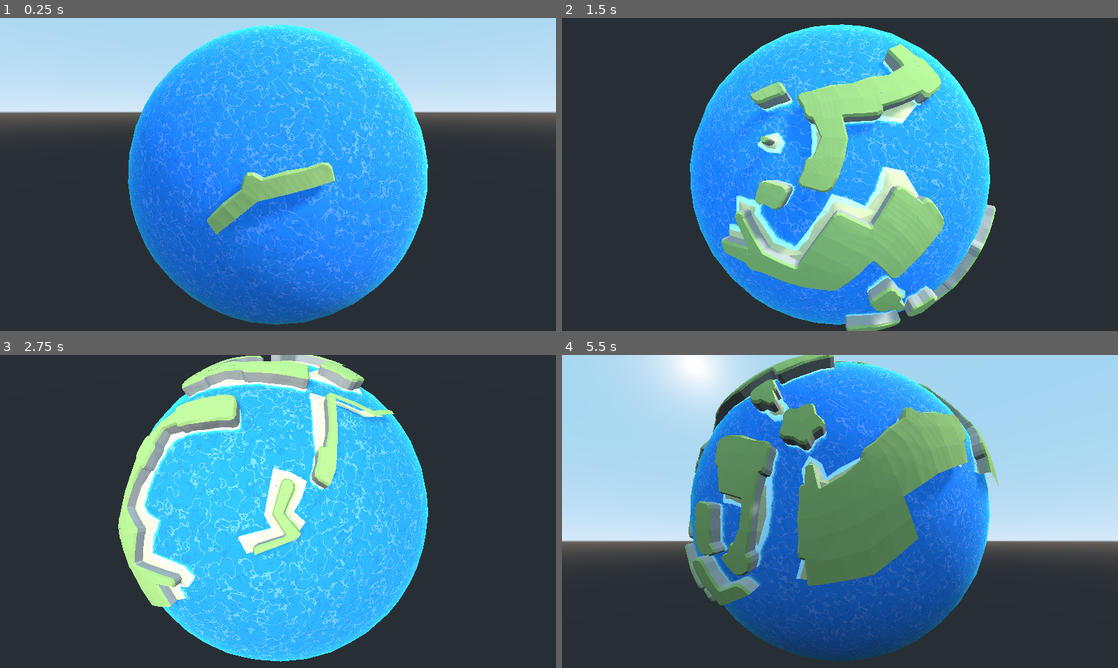
Above: before the commit, frames 1-4 (two rows, left to right).
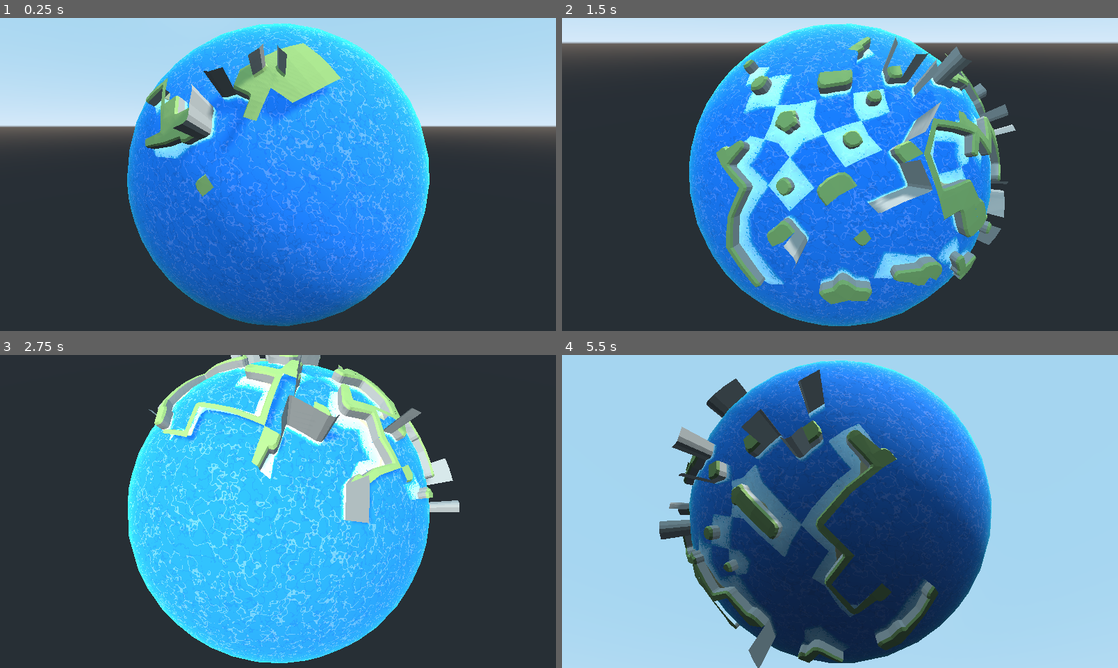
Above: after the commit, the same moments.

Repository: samuelbigos/globescaper
Game: Godot game, scene res://Game.tscn
Two runs of this game, one before a commit and one after it. Both use one fixed random seed, a clock stepped at 60 frames per second and the inputs below.
Inputs (mouse positions are in pixels of both pictures, inside the frame that each line leads up to):
- Up to frame 1 (0.25 s): no input
- Up to frame 2 (1.5 s): move the mouse to (962, 158) at 0.52 s; click (962, 158) at 0.6 s; move the mouse to (728, 190) at 1.27 s; right-click (728, 190) at 1.35 s; click (728, 190) at 1.42 s
- Up to frame 3 (2.75 s): move the mouse to (333, 442) at 2.02 s; click (333, 442) at 2.1 s
- Up to frame 4 (5.5 s): move the mouse to (812, 574) at 2.77 s; right-click (812, 574) at 2.85 s; click (812, 574) at 2.92 s; move the mouse to (1006, 558) at 3.52 s; click (1006, 558) at 3.6 s; move the mouse to (673, 464) at 4.27 s; right-click (673, 464) at 4.35 s; click (673, 464) at 4.42 s; move the mouse to (867, 511) at 5.02 s; click (867, 511) at 5.1 s

The runs differ from the first frame. In frame 1, 21% of the frame differs, in the area x 0-100%, y 1-99%; in frame 2, 48%; in frame 3, 23%; in frame 4, 74%, in the area x 0-100%, y 0-100%.

Commit message:
Add a bunch of tiles in preparation for 3D

Diff:
--- a/Game.tscn
+++ b/Game.tscn
@@ -45,7 +45,7 @@
 relax_iterations = 50
 water_deep_colour = Color( 0.113725, 0.52549, 0.976471, 1 )
 water_shallow_colour = Color( 0.207843, 0.882353, 1, 1 )
-water_height = 1.052
+water_height = 1.06
 
 [node name="Globe" type="MeshInstance" parent="."]
 
@@ -59,7 +59,7 @@
 mesh = SubResource( 5 )
 
 [node name="DirectionalLight" type="DirectionalLight" parent="."]
-transform = Transform( 0.512717, -0.617688, 0.596307, 0, 0.694545, 0.719449, -0.858558, -0.368874, 0.356105, 0, 6.02351, 0 )
+transform = Transform( 0.512717, -0.617689, 0.596307, 0, 0.694545, 0.719449, -0.858558, -0.368874, 0.356105, 0, 6.02351, 0 )
 shadow_enabled = true
 shadow_bias = 0.01
 
--- /dev/null
+++ b/assets/base_prototypes - Copy.json
@@ -0,0 +1,247 @@
+{
+   "prototypes": [
+   {
+      "mesh_names": ["0000-0000"],
+      "mesh_rots": [0],
+      "rotations": [0],
+      "corners_bot": [0, 0, 0, 0],
+      "corners_top": [0, 0, 0, 0],
+      "up": 0,
+      "right": 0,
+      "down": 0,
+      "left": 0,
+      "weight": 10.0,
+   },
+   {
+      "mesh_names": ["cliff_1000-0000"],
+      "mesh_rots": [0],
+      "rotations": [0, 1, 2, 3],
+      "corners_bot": [1, 0, 0, 0],
+      "corners_top": [0, 0, 0, 0],
+      "up": 1,
+      "right": 0,
+      "down": 0,
+      "left": 1,
+   },
+   {
+      "mesh_names": ["cliff_1100-0000"],
+      "mesh_rots": [0],
+      "rotations": [0, 1, 2, 3],
+      "corners_bot": [1, 1, 0, 0],
+      "corners_top": [0, 0, 0, 0],
+      "up": 1,
+      "right": 1,
+      "down": 0,
+      "left": 1,
+   },
+   "": {
+      "mesh_names": ["cliff_1110-0000"],
+      "mesh_rots": [0],
+      "rotations": [0, 1, 2, 3],
+      "corners_bot": [1, 1, 1, 0],
+      "corners_top": [0, 0, 0, 0],
+      "up": 1,
+      "right": 1,
+      "down": 1,
+      "left": 1,
+   },
+   "": {
+      "mesh_names": ["cliff_1111-0000"],
+      "mesh_rots": [0],
+      "rotations": [0, 1, 2, 3],
+      "corners_bot": [1, 1, 1, 1],
+      "corners_top": [0, 0, 0, 0],
+      "up": 1,
+      "right": 1,
+      "down": 1,
+      "left": 1,
+      "weight": 5.0,
+   },
+   "": {
+      "mesh_names": ["cliff_1000-1000"],
+      "mesh_rots": [0],
+      "rotations": [0, 1, 2, 3],
+      "corners_bot": [1, 0, 0, 0],
+      "corners_top": [1, 0, 0, 0],
+      "up": 1,
+      "right": 0,
+      "down": 0,
+      "left": 1,
+   },
+   "": {
+      "mesh_names": ["cliff_1100-1100"],
+      "mesh_rots": [0],
+      "rotations": [0, 1, 2, 3],
+      "corners_bot": [1, 1, 0, 0],
+      "corners_top": [1, 1, 0, 0],
+      "up": 1,
+      "right": 1,
+      "down": 0,
+      "left": 1,
+   },
+   "": {
+      "mesh_names": ["cliff_1110-1110"],
+      "mesh_rots": [0],
+      "rotations": [0, 1, 2, 3],
+      "corners_bot": [1, 1, 1, 0],
+      "corners_top": [1, 1, 1, 0],
+      "up": 1,
+      "right": 1,
+      "down": 1,
+      "left": 1,
+   },
+   "": {
+      "mesh_names": ["cliff_1000-0000", "cliff_1000-0000" ],
+      "mesh_rots": [0, 2],
+      "rotations": [0, 1, 2, 3],
+      "corners_bot": [1, 0, 1, 0],
+      "corners_top": [0, 0, 0, 0],
+      "up": 1,
+      "right": 1,
+      "down": 1,
+      "left": 1,
+   },
+   "": {
+      "mesh_names": ["cliff_1000-1000", "cliff_1000-1000" ],
+      "mesh_rots": [0, 2],
+      "rotations": [0, 1, 2, 3],
+      "corners_bot": [1, 0, 1, 0],
+      "corners_top": [1, 0, 1, 0],
+      "up": 1,
+      "right": 1,
+      "down": 1,
+      "left": 1,
+   },
+   "": {
+      "mesh_names": ["cliff_1111-1000"],
+      "mesh_rots": [0],
+      "rotations": [0, 1, 2, 3],
+      "corners_bot": [1, 1, 1, 1],
+      "corners_top": [1, 0, 0, 0],
+      "up": 1,
+      "right": 1,
+      "down": 1,
+      "left": 1,
+   },
+   "": {
+      "mesh_names": ["cliff_1111-1100"],
+      "mesh_rots": [0],
+      "rotations": [0, 1, 2, 3],
+      "corners_bot": [1, 1, 1, 1],
+      "corners_top": [1, 1, 0, 0],
+      "up": 1,
+      "right": 1,
+      "down": 1,
+      "left": 1,
+   },
+   "": {
+      "mesh_names": ["cliff_1111-1110"],
+      "mesh_rots": [0],
+      "rotations": [0, 1, 2, 3],
+      "corners_bot": [1, 1, 1, 1],
+      "corners_top": [1, 1, 1, 0],
+      "up": 1,
+      "right": 1,
+      "down": 1,
+      "left": 1,
+   },
+   "": {
+      "mesh_names": ["cliff_1111-1000", "cliff_1111-1000"],
+      "mesh_rots": [0, 2],
+      "rotations": [0, 1, 2, 3],
+      "corners_bot": [1, 1, 1, 1],
+      "corners_top": [1, 0, 1, 0],
+      "up": 1,
+      "right": 1,
+      "down": 1,
+      "left": 1,
+   },
+   "": {
+      "mesh_names": ["0000-0000"],
+      "mesh_rots": [0],
+      "rotations": [0],
+      "corners_bot": [1, 1, 1, 1],
+      "corners_top": [1, 1, 1, 1],
+      "up": 1,
+      "right": 1,
+      "down": 1,
+      "left": 1,
+   },
+   "": {
+      "mesh_names": ["beach_1000-0000"],
+      "mesh_rots": [0],
+      "rotations": [0, 1, 2, 3],
+      "corners_bot": [1, 0, 0, 0],
+      "corners_top": [0, 0, 0, 0],
+      "up": 2,
+      "right": 0,
+      "down": 0,
+      "left": 2,
+   },
+   "": {
+      "mesh_names": ["beach_1100-0000"],
+      "mesh_rots": [0],
+      "rotations": [0, 1, 2, 3],
+      "corners_bot": [1, 1, 0, 0],
+      "corners_top": [0, 0, 0, 0],
+      "up": 1,
+      "right": 2,
+      "down": 0,
+      "left": 2,
+   },
+   "": {
+      "mesh_names": ["beach_1110-0000"],
+      "mesh_rots": [0],
+      "rotations": [0, 1, 2, 3],
+      "corners_bot": [1, 1, 1, 0],
+      "corners_top": [0, 0, 0, 0],
+      "up": 1,
+      "right": 1,
+      "down": 2,
+      "left": 2,
+   },
+   "": {
+      "mesh_names": ["beach_1000-0000", "beach_1000-0000"],
+      "mesh_rots": [0, 2],
+      "rotations": [0, 1, 2, 3],
+      "corners_bot": [1, 0, 1, 0],
+      "corners_top": [0, 0, 0, 0],
+      "up": 2,
+      "right": 2,
+      "down": 2,
+      "left": 2,
+   },
+   "": {
+      "mesh_names": ["cliff_1000-0000", "beach_1000-0000"],
+      "mesh_rots": [0, 2],
+      "rotations": [0, 1, 2, 3],
+      "corners_bot": [1, 0, 1, 0],
+      "corners_top": [0, 0, 0, 0],
+      "up": 1,
+      "right": 2,
+      "down": 2,
+      "left": 1,
+   },
+   "": {
+      "mesh_names": ["cliff-beach_1100-0000"],
+      "mesh_rots": [0],
+      "rotations": [0, 1, 2, 3],
+      "corners_bot": [1, 1, 0, 0],
+      "corners_top": [0, 0, 0, 0],
+      "up": 1,
+      "right": 2,
+      "down": 0,
+      "left": 1,
+   },
+   "": {
+      "mesh_names": ["beach-cliff_1100-0000"],
+      "mesh_rots": [0],
+      "rotations": [0, 1, 2, 3],
+      "corners_bot": [1, 1, 0, 0],
+      "corners_top": [0, 0, 0, 0],
+      "up": 1,
+      "right": 1,
+      "down": 0,
+      "left": 2,
+   }
+}
--- a/assets/base_prototypes.json
+++ b/assets/base_prototypes.json
@@ -1,134 +1,248 @@
 {
-   "0": {
-      "mesh_names": ["0000-0000"],
-      "mesh_rots": [0],
-      "rotations": [0],
-      "corners": [0, 0, 0, 0],
-      "up": 0,
-      "right": 0,
-      "down": 0,
-      "left": 0,
-      "weight": 50.0,
-   },
-   "1": {
-      "mesh_names": ["cliff_1000-0000"],
-      "mesh_rots": [0],
-      "rotations": [0, 1, 2, 3],
-      "corners": [1, 0, 0, 0],
-      "up": 1,
-      "right": 0,
-      "down": 0,
-      "left": 1,
-   },
-   "2": {
-      "mesh_names": ["cliff_1100-0000"],
-      "mesh_rots": [0],
-      "rotations": [0, 1, 2, 3],
-      "corners": [1, 1, 0, 0],
-      "up": 1,
-      "right": 1,
-      "down": 0,
-      "left": 1,
-   },
-   "3": {
-      "mesh_names": ["cliff_1110-0000"],
-      "mesh_rots": [0],
-      "rotations": [0, 1, 2, 3],
-      "corners": [1, 1, 1, 0],
-      "up": 1,
-      "right": 1,
-      "down": 1,
-      "left": 1,
-   },
-   "4": {
-      "mesh_names": ["cliff_1111-0000"],
-      "mesh_rots": [0],
-      "rotations": [0, 1, 2, 3],
-      "corners": [1, 1, 1, 1],
-      "up": 1,
-      "right": 1,
-      "down": 1,
-      "left": 1,
-      "weight": 10.0,
-   },
-   "5": {
-      "mesh_names": ["cliff_1000-0000", "cliff_1000-0000" ],
-      "mesh_rots": [0, 2],
-      "rotations": [0, 1, 2, 3],
-      "corners": [1, 0, 1, 0],
-      "up": 1,
-      "right": 1,
-      "down": 1,
-      "left": 1,
-   },
-   "6": {
-      "mesh_names": ["beach_1000-0000"],
-      "mesh_rots": [0],
-      "rotations": [0, 1, 2, 3],
-      "corners": [1, 0, 0, 0],
-      "up": 2,
-      "right": 0,
-      "down": 0,
-      "left": 2,
-   },
-   "7": {
-      "mesh_names": ["beach_1100-0000"],
-      "mesh_rots": [0],
-      "rotations": [0, 1, 2, 3],
-      "corners": [1, 1, 0, 0],
-      "up": 1,
-      "right": 2,
-      "down": 0,
-      "left": 2,
-   },
-   "8": {
-      "mesh_names": ["beach_1110-0000"],
-      "mesh_rots": [0],
-      "rotations": [0, 1, 2, 3],
-      "corners": [1, 1, 1, 0],
-      "up": 1,
-      "right": 1,
-      "down": 2,
-      "left": 2,
-   },
-   "9": {
-      "mesh_names": ["beach_1000-0000", "beach_1000-0000"],
-      "mesh_rots": [0, 2],
-      "rotations": [0, 1, 2, 3],
-      "corners": [1, 0, 1, 0],
-      "up": 2,
-      "right": 2,
-      "down": 2,
-      "left": 2,
-   },
-   "10": {
-      "mesh_names": ["cliff_1000-0000", "beach_1000-0000"],
-      "mesh_rots": [0, 2],
-      "rotations": [0, 1, 2, 3],
-      "corners": [1, 0, 1, 0],
-      "up": 1,
-      "right": 2,
-      "down": 2,
-      "left": 1,
-   },
-   "11": {
-      "mesh_names": ["cliff-beach_1100-0000"],
-      "mesh_rots": [0],
-      "rotations": [0, 1, 2, 3],
-      "corners": [1, 1, 0, 0],
-      "up": 1,
-      "right": 2,
-      "down": 0,
-      "left": 1,
-   },
-   "12": {
-      "mesh_names": ["beach-cliff_1100-0000"],
-      "mesh_rots": [0],
-      "rotations": [0, 1, 2, 3],
-      "corners": [1, 1, 0, 0],
-      "up": 1,
-      "right": 1,
-      "down": 0,
-      "left": 2,
-   }
+   "prototypes": [
+      {
+         "mesh_names": ["0000-0000"],
+         "mesh_rots": [0],
+         "rotations": [0],
+         "corners_bot": [0, 0, 0, 0],
+         "corners_top": [0, 0, 0, 0],
+         "up": 0,
+         "right": 0,
+         "down": 0,
+         "left": 0,
+         "weight": 10.0,
+      },
+      {
+         "mesh_names": ["cliff_1000-0000"],
+         "mesh_rots": [0],
+         "rotations": [0, 1, 2, 3],
+         "corners_bot": [1, 0, 0, 0],
+         "corners_top": [0, 0, 0, 0],
+         "up": 1,
+         "right": 0,
+         "down": 0,
+         "left": 1,
+      },
+      {
+         "mesh_names": ["cliff_1100-0000"],
+         "mesh_rots": [0],
+         "rotations": [0, 1, 2, 3],
+         "corners_bot": [1, 1, 0, 0],
+         "corners_top": [0, 0, 0, 0],
+         "up": 1,
+         "right": 1,
+         "down": 0,
+         "left": 1,
+      },
+      {
+         "mesh_names": ["cliff_1110-0000"],
+         "mesh_rots": [0],
+         "rotations": [0, 1, 2, 3],
+         "corners_bot": [1, 1, 1, 0],
+         "corners_top": [0, 0, 0, 0],
+         "up": 1,
+         "right": 1,
+         "down": 1,
+         "left": 1,
+      },
+      {
+         "mesh_names": ["cliff_1111-0000"],
+         "mesh_rots": [0],
+         "rotations": [0, 1, 2, 3],
+         "corners_bot": [1, 1, 1, 1],
+         "corners_top": [0, 0, 0, 0],
+         "up": 1,
+         "right": 1,
+         "down": 1,
+         "left": 1,
+         "weight": 5.0,
+      },
+      {
+         "mesh_names": ["cliff_1000-1000"],
+         "mesh_rots": [0],
+         "rotations": [0, 1, 2, 3],
+         "corners_bot": [1, 0, 0, 0],
+         "corners_top": [1, 0, 0, 0],
+         "up": 1,
+         "right": 0,
+         "down": 0,
+         "left": 1,
+      },
+      {
+         "mesh_names": ["cliff_1100-1100"],
+         "mesh_rots": [0],
+         "rotations": [0, 1, 2, 3],
+         "corners_bot": [1, 1, 0, 0],
+         "corners_top": [1, 1, 0, 0],
+         "up": 1,
+         "right": 1,
+         "down": 0,
+         "left": 1,
+      },
+      {
+         "mesh_names": ["cliff_1110-1110"],
+         "mesh_rots": [0],
+         "rotations": [0, 1, 2, 3],
+         "corners_bot": [1, 1, 1, 0],
+         "corners_top": [1, 1, 1, 0],
+         "up": 1,
+         "right": 1,
+         "down": 1,
+         "left": 1,
+      },
+      {
+         "mesh_names": ["cliff_1000-0000", "cliff_1000-0000" ],
+         "mesh_rots": [0, 2],
+         "rotations": [0, 1, 2, 3],
+         "corners_bot": [1, 0, 1, 0],
+         "corners_top": [0, 0, 0, 0],
+         "up": 1,
+         "right": 1,
+         "down": 1,
+         "left": 1,
+      },
+      {
+         "mesh_names": ["cliff_1000-1000", "cliff_1000-1000" ],
+         "mesh_rots": [0, 2],
+         "rotations": [0, 1, 2, 3],
+         "corners_bot": [1, 0, 1, 0],
+         "corners_top": [1, 0, 1, 0],
+         "up": 1,
+         "right": 1,
+         "down": 1,
+         "left": 1,
+      },
+      {
+         "mesh_names": ["cliff_1111-1000"],
+         "mesh_rots": [0],
+         "rotations": [0, 1, 2, 3],
+         "corners_bot": [1, 1, 1, 1],
+         "corners_top": [1, 0, 0, 0],
+         "up": 1,
+         "right": 1,
+         "down": 1,
+         "left": 1,
+      },
+      {
+         "mesh_names": ["cliff_1111-1100"],
+         "mesh_rots": [0],
+         "rotations": [0, 1, 2, 3],
+         "corners_bot": [1, 1, 1, 1],
+         "corners_top": [1, 1, 0, 0],
+         "up": 1,
+         "right": 1,
+         "down": 1,
+         "left": 1,
+      },
+      {
+         "mesh_names": ["cliff_1111-1110"],
+         "mesh_rots": [0],
+         "rotations": [0, 1, 2, 3],
+         "corners_bot": [1, 1, 1, 1],
+         "corners_top": [1, 1, 1, 0],
+         "up": 1,
+         "right": 1,
+         "down": 1,
+         "left": 1,
+      },
+      {
+         "mesh_names": ["cliff_1111-1000", "cliff_1111-1000"],
+         "mesh_rots": [0, 2],
+         "rotations": [0, 1, 2, 3],
+         "corners_bot": [1, 1, 1, 1],
+         "corners_top": [1, 0, 1, 0],
+         "up": 1,
+         "right": 1,
+         "down": 1,
+         "left": 1,
+      },
+      {
+         "mesh_names": ["0000-0000"],
+         "mesh_rots": [0],
+         "rotations": [0],
+         "corners_bot": [1, 1, 1, 1],
+         "corners_top": [1, 1, 1, 1],
+         "up": 1,
+         "right": 1,
+         "down": 1,
+         "left": 1,
+      },
+      {
+         "mesh_names": ["beach_1000-0000"],
+         "mesh_rots": [0],
+         "rotations": [0, 1, 2, 3],
+         "corners_bot": [1, 0, 0, 0],
+         "corners_top": [0, 0, 0, 0],
+         "up": 2,
+         "right": 0,
+         "down": 0,
+         "left": 2,
+      },
+      {
+         "mesh_names": ["beach_1100-0000"],
+         "mesh_rots": [0],
+         "rotations": [0, 1, 2, 3],
+         "corners_bot": [1, 1, 0, 0],
+         "corners_top": [0, 0, 0, 0],
+         "up": 1,
+         "right": 2,
+         "down": 0,
+         "left": 2,
+      },
+      {
+         "mesh_names": ["beach_1110-0000"],
+         "mesh_rots": [0],
+         "rotations": [0, 1, 2, 3],
+         "corners_bot": [1, 1, 1, 0],
+         "corners_top": [0, 0, 0, 0],
+         "up": 1,
+         "right": 1,
+         "down": 2,
+         "left": 2,
+      },
+      {
+         "mesh_names": ["beach_1000-0000", "beach_1000-0000"],
+         "mesh_rots": [0, 2],
+         "rotations": [0, 1, 2, 3],
+         "corners_bot": [1, 0, 1, 0],
+         "corners_top": [0, 0, 0, 0],
+         "up": 2,
+         "right": 2,
+         "down": 2,
+         "left": 2,
+      },
+      {
+         "mesh_names": ["cliff_1000-0000", "beach_1000-0000"],
+         "mesh_rots": [0, 2],
+         "rotations": [0, 1, 2, 3],
+         "corners_bot": [1, 0, 1, 0],
+         "corners_top": [0, 0, 0, 0],
+         "up": 1,
+         "right": 2,
+         "down": 2,
+         "left": 1,
+      },
+      {
+         "mesh_names": ["cliff-beach_1100-0000"],
+         "mesh_rots": [0],
+         "rotations": [0, 1, 2, 3],
+         "corners_bot": [1, 1, 0, 0],
+         "corners_top": [0, 0, 0, 0],
+         "up": 1,
+         "right": 2,
+         "down": 0,
+         "left": 1,
+      },
+      {
+         "mesh_names": ["beach-cliff_1100-0000"],
+         "mesh_rots": [0],
+         "rotations": [0, 1, 2, 3],
+         "corners_bot": [1, 1, 0, 0],
+         "corners_top": [0, 0, 0, 0],
+         "up": 1,
+         "right": 1,
+         "down": 0,
+         "left": 2,
+      }
+   ]
 }
--- a/project.godot
+++ b/project.godot
@@ -38,10 +38,10 @@
 
 [display]
 
-window/size/width=1280
-window/size/height=720
-window/size/test_width=1280
-window/size/test_height=720
+window/size/width=960
+window/size/height=540
+window/size/test_width=960
+window/size/test_height=540
 window/stretch/mode="viewport"
 
 [importer_defaults]
--- a/src/Camera.gd
+++ b/src/Camera.gd
@@ -19,8 +19,8 @@
 		_mouse_position = get_viewport().get_mouse_position()
 
 	if _follow_target:
-		rotation.y = lerp(rotation.y, atan2(_target.x, _target.z), delta * 5.0)
-		_v_gimbal.rotation.x = lerp(_v_gimbal.rotation.x, asin(-_target.y), delta * 5.0)
+		rotation.y = lerp(rotation.y, atan2(_target.x, _target.z), delta * 3.0)
+		_v_gimbal.rotation.x = lerp(_v_gimbal.rotation.x, asin(-_target.y), delta * 3.0)
 	else:
 		rotation.y += _velocity.x * 0.01
 		_v_gimbal.rotation.x = min(max(_v_gimbal.rotation.x + _velocity.y * 0.01, -PI * 0.5), PI * 0.5)
--- a/src/Game.gd
+++ b/src/Game.gd
@@ -7,7 +7,8 @@
 	var mesh_rots = []
 	var rotations = []
 	var rot := 0
-	var corners = []
+	var corners_top = []
+	var corners_bot = []
 	var slots = []
 	var weight := 1.0
 
@@ -76,12 +77,14 @@
 	file.close()
 
 	# convert dictionary to prototypes
-	for p in prototypes_dict.values():
+	var prototype_json = prototypes_dict.values()
+	for p in prototype_json[0]:
 		var prototype := Prototype.new()
 		prototype.mesh_names = p["mesh_names"]
 		prototype.mesh_rots = p["mesh_rots"]
 		prototype.rotations = p["rotations"]
-		prototype.corners = p["corners"]
+		prototype.corners_bot = p["corners_bot"]
+		prototype.corners_top = p["corners_top"]
 		prototype.slots = [ p["up"], p["right"], p["down"], p["left"] ]
 		if p.has("weight"):
 			prototype.weight = p["weight"]
@@ -96,11 +99,16 @@
 			new_p.mesh_names = prototype.mesh_names.duplicate()
 			new_p.mesh_rots = prototype.mesh_rots.duplicate()
 			new_p.rot = int(i)
-			new_p.corners = []
-			new_p.corners.append(prototype.corners[(0 + int(i)) % 4])
-			new_p.corners.append(prototype.corners[(1 + int(i)) % 4])
-			new_p.corners.append(prototype.corners[(2 + int(i)) % 4])
-			new_p.corners.append(prototype.corners[(3 + int(i)) % 4])
+			new_p.corners_top = []
+			new_p.corners_top.append(prototype.corners_top[(0 + int(i)) % 4])
+			new_p.corners_top.append(prototype.corners_top[(1 + int(i)) % 4])
+			new_p.corners_top.append(prototype.corners_top[(2 + int(i)) % 4])
+			new_p.corners_top.append(prototype.corners_top[(3 + int(i)) % 4])
+			new_p.corners_bot = []
+			new_p.corners_bot.append(prototype.corners_bot[(0 + int(i)) % 4])
+			new_p.corners_bot.append(prototype.corners_bot[(1 + int(i)) % 4])
+			new_p.corners_bot.append(prototype.corners_bot[(2 + int(i)) % 4])
+			new_p.corners_bot.append(prototype.corners_bot[(3 + int(i)) % 4])
 			new_p.slots = []
 			new_p.slots.append(prototype.slots[(0 + int(i)) % 4])
 			new_p.slots.append(prototype.slots[(1 + int(i)) % 4])
--- a/src/WaveFunctionCollapse.gd
+++ b/src/WaveFunctionCollapse.gd
@@ -37,6 +37,7 @@
 func step(var i_cells, var i_prototypes) -> bool:
 	while _stack.size() > 0:
 		if not _wfc_propagate(i_cells, i_prototypes):
+			printerr("FAILURE! Propagation failed")
 			return false
 	return _wfc_collapse(i_cells, i_prototypes)
 
@@ -61,7 +62,7 @@
 		rnd -= i_prototypes[_wave[_current][i]].weight
 
 	if rand_tile == -1:
-		printerr("FAILURE!")
+		printerr("FAILURE! Random tile failed")
 		return false
 
 	_wave[_current] = []
@@ -92,7 +93,7 @@
 			for s_tile in _wave[s]:
 
 				# get the side in stack cell that matches the neighbor side
-				compatible = _compatible(n, s_cell, s_tile, n_cell, n_tile, i_prototypes)
+				compatible = _wfc_compatible(n, s_cell, s_tile, n_cell, n_tile, i_prototypes)
 				if compatible:
 					break
 
@@ -121,15 +122,15 @@
 	return true
 
 
-func _compatible(var n : int, sc, st, nc, nt, prototypes):
+func _wfc_compatible(var n : int, sc, st, nc, nt, prototypes):
 	var sv = n
 	var compatible = false
 	for nv in range(0, 4):
 		if sc.v[sv] == nc.v[(nv + 1) % 4]:
-			var s_v1 = prototypes[st].corners[sv]
-			var s_v2 = prototypes[st].corners[(sv + 1) % 4]
-			var n_v1 = prototypes[nt].corners[nv]
-			var n_v2 = prototypes[nt].corners[(nv + 1) % 4]
+			var s_v1 = prototypes[st].corners_bot[sv]
+			var s_v2 = prototypes[st].corners_bot[(sv + 1) % 4]
+			var n_v1 = prototypes[nt].corners_bot[nv]
+			var n_v2 = prototypes[nt].corners_bot[(nv + 1) % 4]
 
 			var s_slot = prototypes[st].slots[sv]
 			var n_slot = prototypes[nt].slots[nv]
Not shown, added: assets/tiles/cliff_1000-1000.obj
Not shown, added: assets/tiles/cliff_1000-1000.obj.import
Not shown, changed: assets/tiles/cliff_1100-0000.obj
Not shown, added: assets/tiles/cliff_1100-1100.obj
Not shown, added: assets/tiles/cliff_1100-1100.obj.import
Not shown, added: assets/tiles/cliff_1110-1110.obj
Not shown, added: assets/tiles/cliff_1110-1110.obj.import
Not shown, added: assets/tiles/cliff_1111-1000.obj
Not shown, added: assets/tiles/cliff_1111-1000.obj.import
Not shown, added: assets/tiles/cliff_1111-1100.obj
Not shown, added: assets/tiles/cliff_1111-1100.obj.import
Not shown, added: assets/tiles/cliff_1111-1110.obj
(and 3 more such lines)
